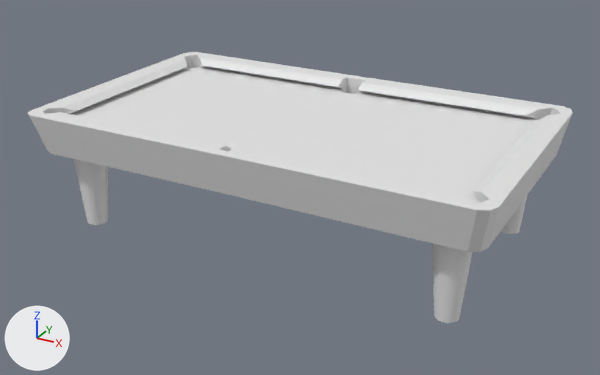
The OBJ model PA11/models/table.obj: old version first, new version second.
One viewpoint serves both versions: a 50 mm lens placed at (13.13, -23.96, 9.46), pointed at (0.09, -0.24, -2.4). The axes (+X, +Y, +Z) are drawn at lower left. The lights are the same throughout. Where no turn or scale is listed for an object, it has been applied to the vertices.

Script lines for the objects in view, before the commit:
```python
me_plane = bpy.data.meshes.new('Plane')
me_plane.from_pydata(...)  # 107 vertices, 156 faces; spans x -7.5..7.5, y -4.1..4.1, z -0.3..0.4
me_plane_001 = bpy.data.meshes.new('Plane.001')
me_plane_001.from_pydata(...)  # 104 vertices, 144 faces; spans x -8.2..8.2, y -4.9..4.9, z -1.1..0.4
me_plane_002 = bpy.data.meshes.new('Plane.002')
me_plane_002.from_pydata(...)  # 128 vertices, 128 faces; spans x -7.48..7.48, y -4.02..4.02, z -4.01..-0.19
ob_plane = bpy.data.objects.new('Plane', me_plane)
ob_plane.location = (0.0, 0.0, 0.0)
ob_plane_001 = bpy.data.objects.new('Plane.001', me_plane_001)
ob_plane_001.location = (0.0, 0.0, 0.0)
ob_plane_002 = bpy.data.objects.new('Plane.002', me_plane_002)
ob_plane_002.location = (0.0, 0.0, 0.0)
```
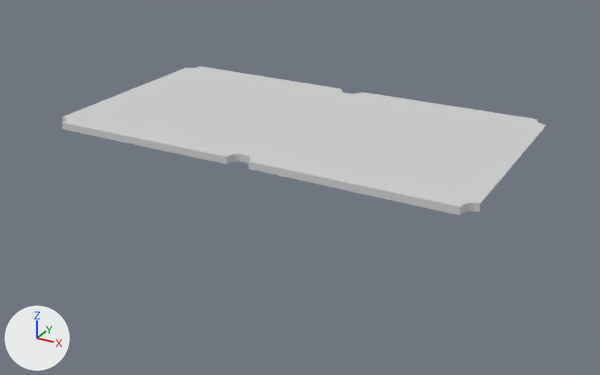
The newer file is also rescaled (x0.566) as a whole; pictures and numbers use the older file's frame.

Where the change shows, as pixel boxes (x1, y1, x2, y2) in the pictures (600 x 375 px):
'Plane', reshaped: before (62, 58, 546, 202); after (62, 66, 546, 215)
'Plane.001', deleted: before (28, 52, 573, 252)
'Plane.002', deleted: before (74, 159, 527, 323)
part 1 of me_plane, deleted: before (62, 58, 546, 202)
part 2 of me_plane, recoloured (white to grey): (71, 66, 538, 202) in both

The change, as a diff of the scene's bpy script:
```diff
--- a/PA11/models/table.obj.py
+++ b/PA11/models/table.obj.py
@@ mat_material_001 @@
+mat_material_001 = principled_material('Material.001')
+mat_material_001.base_color = (0.64, 0.64, 0.64)  # light grey #d1d1d1
+mat_material_001.roughness = 0.69
@@ me_plane @@
 # used by ob_plane; location = (0.0, 0.0, 0.0)
-me_plane.from_pydata(...)  # 107 vertices, 156 faces; spans x -7.5..7.5, y -4.1..4.1, z -0.3..0.4
+me_plane.from_pydata(...)  # 79 vertices, 112 faces; spans x -7.5..7.5, y -4.1..4.1, z -0.3..0.0
+# me_plane part 1
+# 28 vertices are removed from x -7.5..7.5, y -4.1..4.1, z 0.2..0.4
+# 44 faces are deleted
+# me_plane part 2: 112 faces spanning x -7.5..7.5, y -4.1..4.1, z -0.3..0.0 switch from no material to mat_material_001 (light grey #d1d1d1)
@@ ob_plane_001 @@
-ob_plane_001 = bpy.data.objects.new('Plane.001', me_plane_001)
-ob_plane_001.location = (0.0, 0.0, 0.0)
@@ ob_plane_002 @@
-ob_plane_002 = bpy.data.objects.new('Plane.002', me_plane_002)
-ob_plane_002.location = (0.0, 0.0, 0.0)
```
